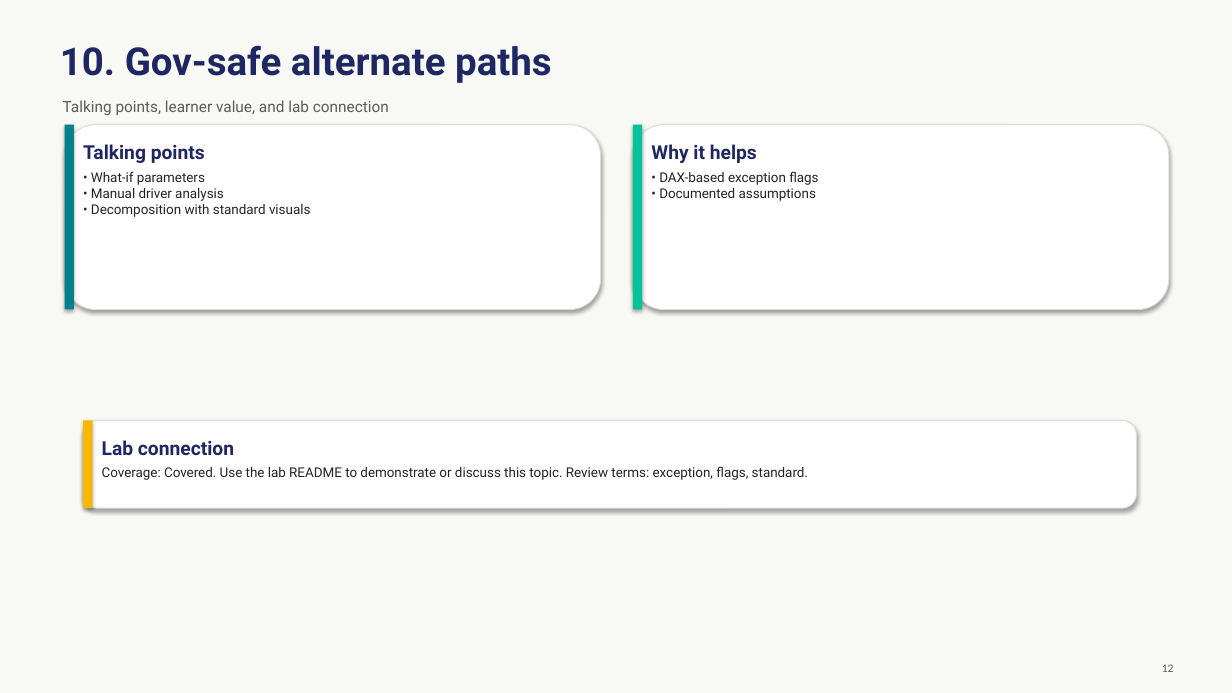
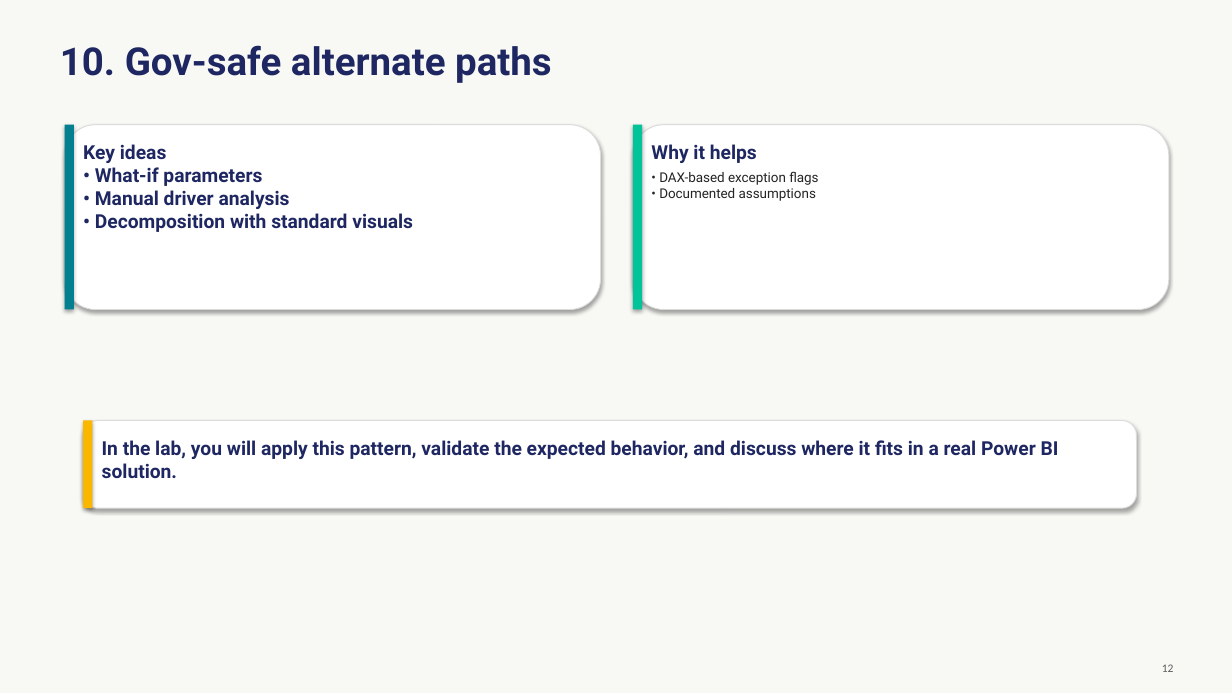
Before and after one commit to Coding-Forge/PBI-Advanced-Factory, a slide deck: slide 12 of modules/06-advanced-analytics-ai/assets/advanced-analytics-ai.pptx. Drawn at 1232x693 pixels with LibreOffice and Linux fonts; fonts in the diff are those of the drawing. Boxes give left, top, right and bottom in pixels: in the first picture for what was removed or moved away, otherwise in the second. Text is boxed around its words. In the diff, an @@ line names an element or a change of style, - is before the commit and + after.

```diff
--- a/modules/06-advanced-analytics-ai/assets/advanced-analytics-ai.pptx
+++ b/modules/06-advanced-analytics-ai/assets/advanced-analytics-ai.pptx
@@ text removed at (x1=63, y1=100, x2=389, y2=115) @@
-Talking points, learner value, and lab connection
@@ text at (x1=83, y1=144, x2=413, y2=232): text changed; size 10.5 to 15 pt; text colour #242424 to #1E2761; bold on @@
-Talking points
-• What-if parameters
-• Manual driver analysis
-• Decomposition with standard visuals
+Key ideas
+• What-if parameters
+• Manual driver analysis
+• Decomposition with standard visuals
@@ text at (x1=102, y1=440, x2=1059, y2=478): text changed; size 10.5 to 15 pt; text colour #242424 to #1E2761; bold on @@
-Lab connection
-Coverage: Covered. Use the lab README to demonstrate or discuss this topic. Review terms: exception, flags, standard.
+In the lab, you will apply this pattern, validate the expected behavior, and discuss where it fits in a real Power BI solution.
```
Also in this commit, not shown: 13 other slides changed, 10 other files.
